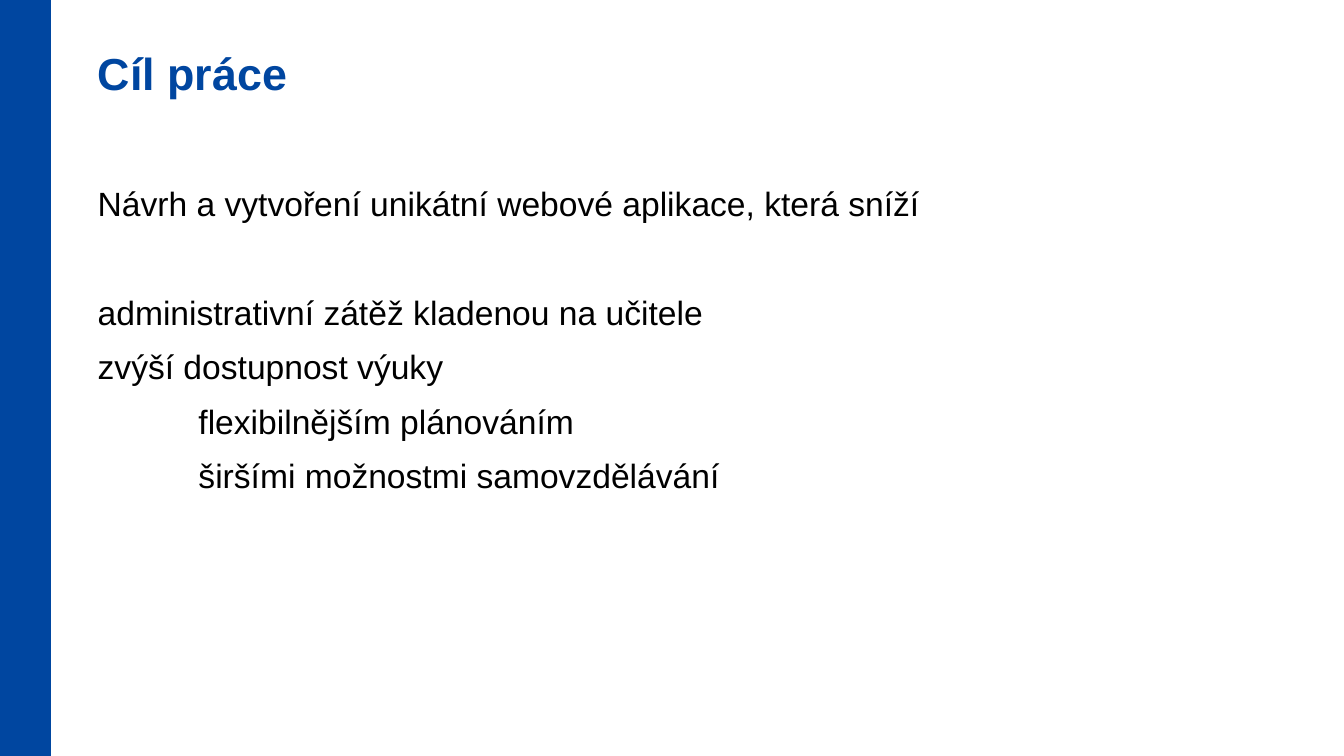
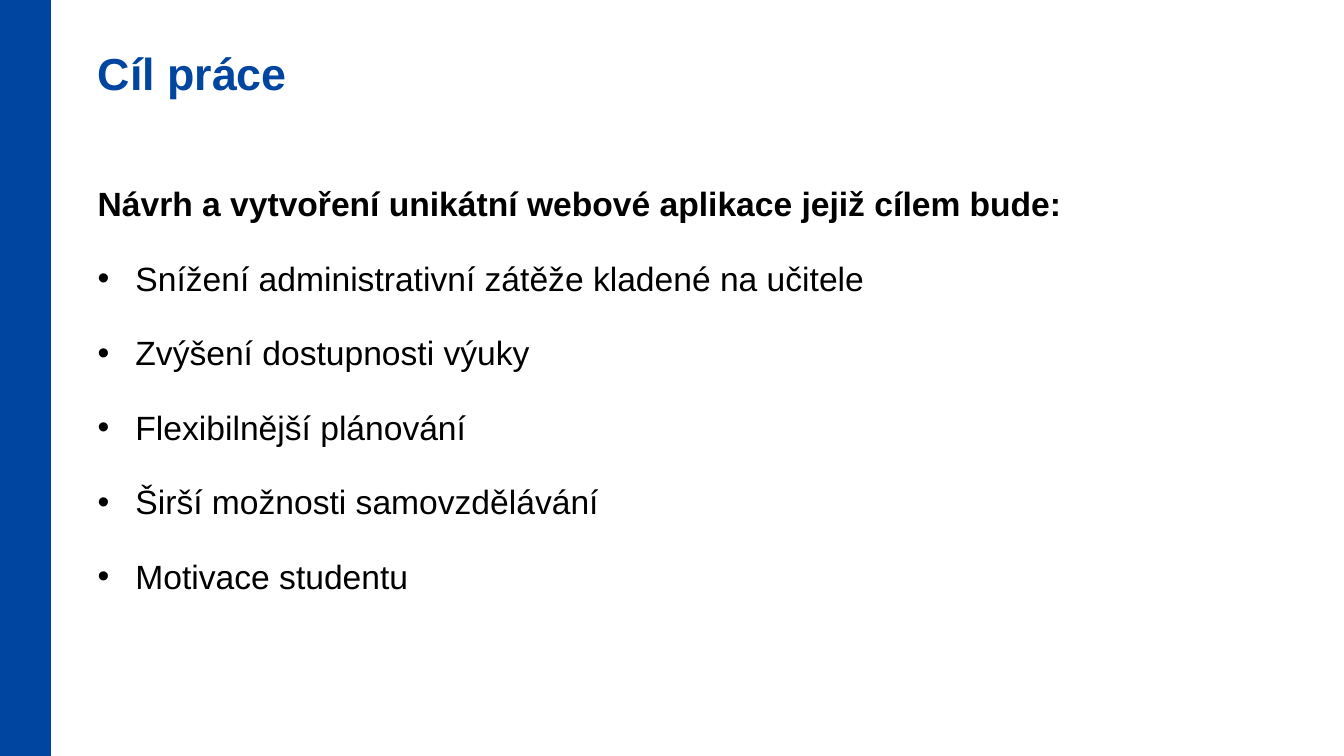
Before and after one commit to Zd3n1/BP2024, a slide deck: slide 3 of Prezentace.pptx. Drawn at 1344x756 pixels with LibreOffice and Linux fonts; fonts in the diff are those of the drawing; background and template pictures are left out. Boxes give left, top, right and bottom in pixels: in the first picture for what was removed or moved away, otherwise in the second. Text is boxed around its words. In the diff, an @@ line names an element or a change of style, - is before the commit and + after.

```diff
--- a/Prezentace.pptx
+++ b/Prezentace.pptx
@@ text at (98, 191, 1061, 590): text changed @@
-Návrh a vytvoření unikátní webové aplikace, která sníží
-administrativní zátěž kladenou na učitele
-zvýší dostupnost výuky
-flexibilnějším plánováním
-širšími možnostmi samovzdělávání
+Návrh a vytvoření unikátní webové aplikace jejiž cílem bude:
+• Snížení administrativní zátěže kladené na učitele
+• Zvýšení dostupnosti výuky
+• Flexibilnější plánování
+• Širší možnosti samovzdělávání
+• Motivace studentu
```
Also in this commit, not shown: 3 other slides changed, 3 slides added, 2 slides removed.
